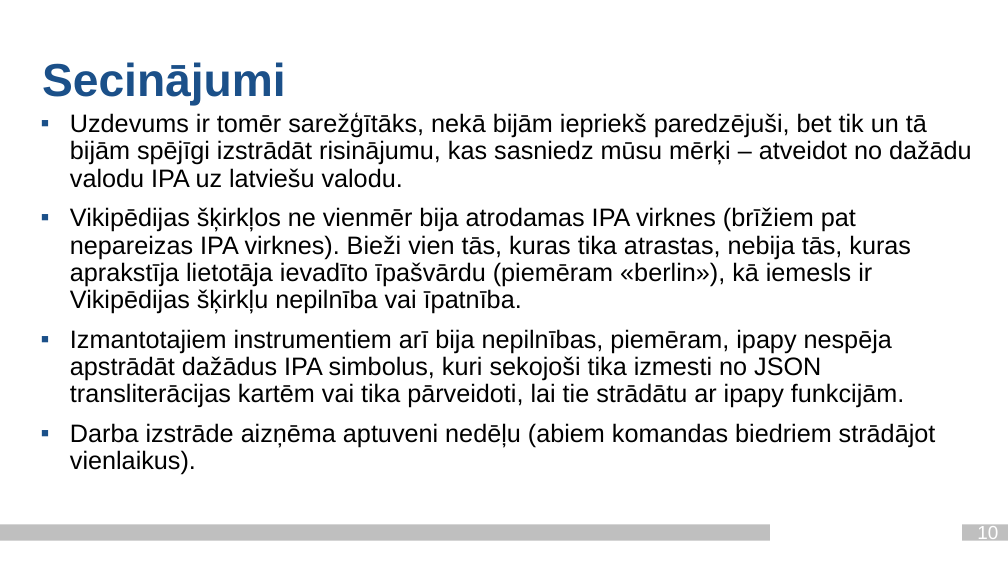
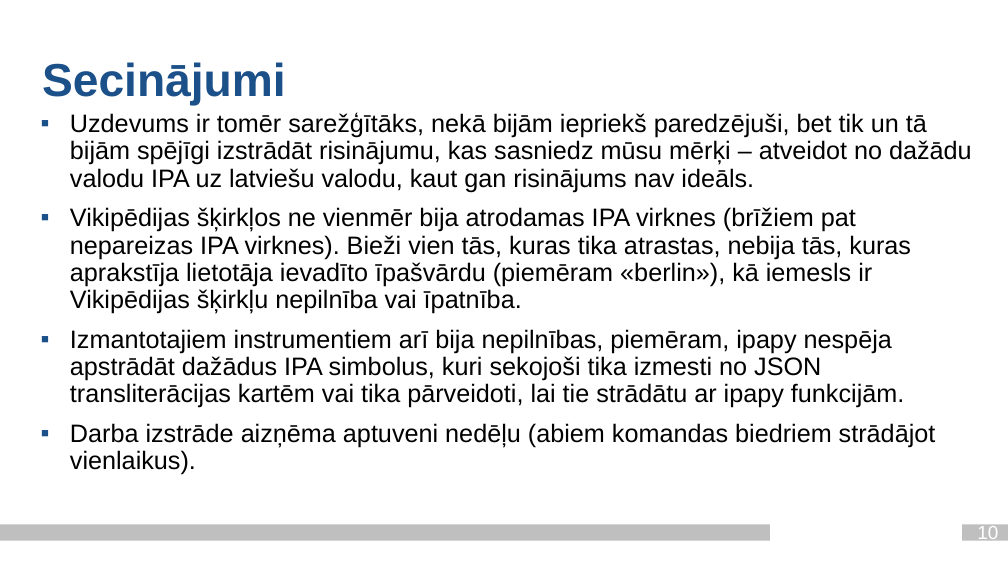
Before and after one commit to Paddlebear/valteh-ipa-translit, a slide deck: slide 10 of docs/valodasprez_2_ag21201_je21033.pptx. Drawn at 1008x567 pixels with LibreOffice and Linux fonts; fonts in the diff are those of the drawing; background and template pictures are left out. Boxes give left, top, right and bottom in pixels: in the first picture for what was removed or moved away, otherwise in the second. Text is boxed around its words. In the diff, an @@ line names an element or a change of style, - is before the commit and + after.

```diff
--- a/docs/valodasprez_2_ag21201_je21033.pptx
+++ b/docs/valodasprez_2_ag21201_je21033.pptx
@@ text at (70, 112, 972, 192): text changed @@
-▪ Uzdevums ir tomēr sarežģītāks, nekā bijām iepriekš paredzējuši, bet tik un tā bijām spējīgi izstrādāt risinājumu, kas sasniedz mūsu mērķi – atveidot no dažādu valodu IPA uz latviešu valodu.
+▪ Uzdevums ir tomēr sarežģītāks, nekā bijām iepriekš paredzējuši, bet tik un tā bijām spējīgi izstrādāt risinājumu, kas sasniedz mūsu mērķi – atveidot no dažādu valodu IPA uz latviešu valodu, kaut gan risinājums nav ideāls.
```
Also in this commit, not shown: 5 other slides changed.
